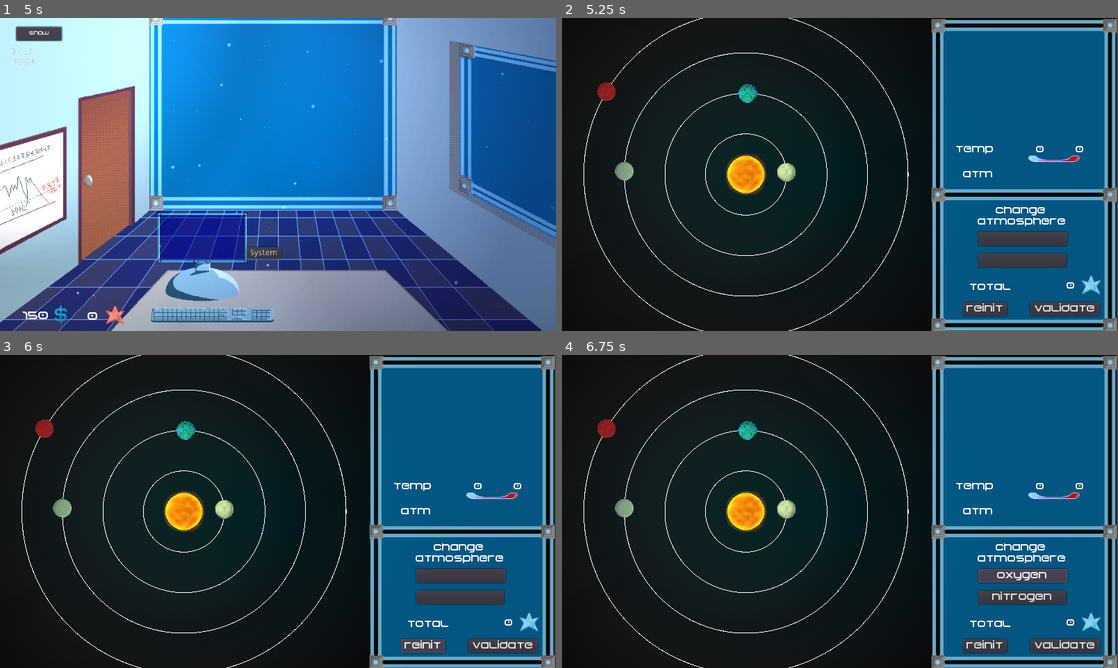
Above: before the commit, frames 1-4 (two rows, left to right).
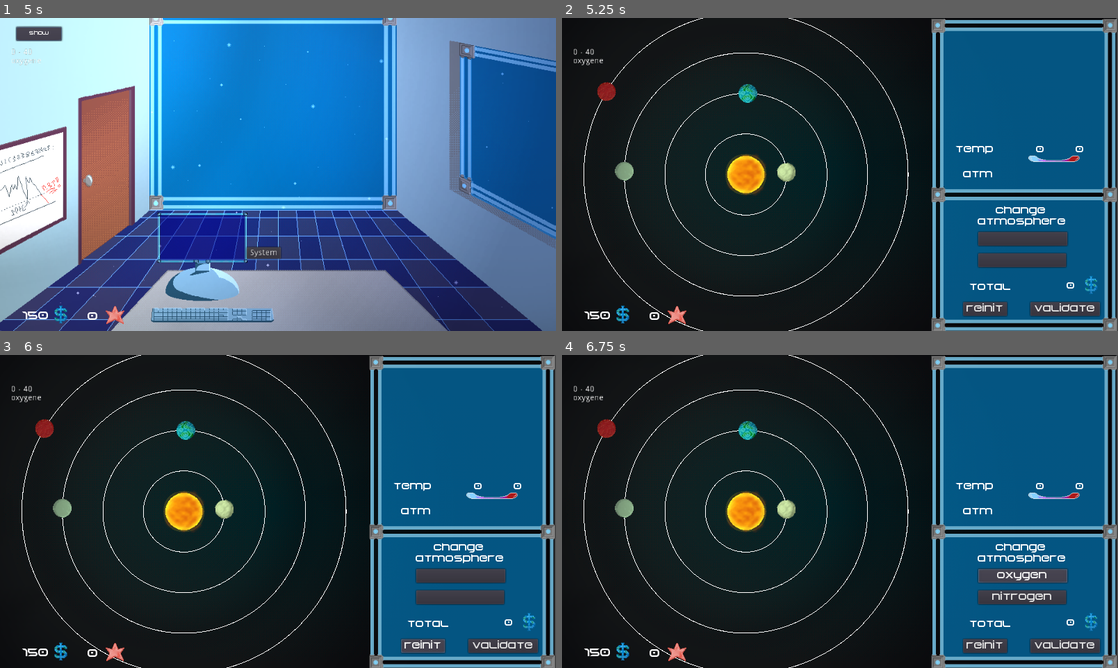
Above: after the commit, the same moments.

Repository: RyanHerb/-jubilant-octo-robot
Game: Godot game, scene res://Main.tscn
Two runs of this game, one before a commit and one after it. Both use one fixed random seed, a clock stepped at 60 frames per second and the inputs below.
Inputs (mouse positions are in pixels of both pictures, inside the frame that each line leads up to):
- Up to frame 1 (5 s): click "start" at 0.5 s; click "next" at 1.25 s; click "new mission" at 2 s; click "accept" at 2.75 s; click "show" at 3.5 s; click "hide" at 4.25 s
- Up to frame 2 (5.25 s): click "System" at 5 s
- Up to frame 3 (6 s): click "reinit" at 5.75 s
- Up to frame 4 (6.75 s): click (1023, 577) at 6.5 s

Frame 1 is identical in both runs. In frame 2, 0.5% of the frame differs, in the area x 2-97%, y 9-98%; in frame 3, 0.5%; in frame 4, 0.5%.
Error before the commit: Invalid call. Nonexistent function 'get_cost_atmo' in base 'Nil'. (res://System.gd:117)
Error after the commit: Invalid call. Nonexistent function 'get_cost_atmo' in base 'Nil'. (res://System.gd:118)

Commit message:
afficher prestige et mission en permanence

Diff:
--- a/HUDBureau.gd
+++ b/HUDBureau.gd
@@ -38,10 +38,10 @@
 func update_prestige():
 	$Prestige.text = str(int($Prestige.text)+ 1)
 
-func hide_all():
+func hide_buttons():
 	$AffichMissionButton.hide()
-	hide_money_prestige()
-	$Objectifs.hide()
+	#hide_money_prestige()
+	#$Objectifs.hide()
 	$FinishMissionButton.hide()
 	$NewMission.hide()
 
--- a/HUDSystem.tscn
+++ b/HUDSystem.tscn
@@ -1,7 +1,7 @@
 [gd_scene load_steps=12 format=2]
 
 [ext_resource path="res://assets/Begok v15_2015___free.ttf" type="DynamicFontData" id=1]
-[ext_resource path="res://assets/icons_ui/prestige_blue.png" type="Texture" id=2]
+[ext_resource path="res://assets/icons_ui/cash.png" type="Texture" id=2]
 [ext_resource path="res://HUDSystem.gd" type="Script" id=3]
 [ext_resource path="res://assets/icons_ui/temperature_jauge_slim.png" type="Texture" id=4]
 [ext_resource path="res://assets/icons_ui/overlay_system.png" type="Texture" id=5]
--- a/Main.gd
+++ b/Main.gd
@@ -42,14 +42,14 @@
 
 
 func go_to_system():
-	$Office.hide()
+	$Office.hide_buttons()
 	$System.show()
 
 func go_to_office():
 	$System.hide()
 	$Office.show()
 	$EntreMissions.start()
-	$Office/HUDOffice.objectif_hide()
+	$Office/HUDLayer/HUDOffice.objectif_hide()
 
 func end_game():
 	$System.hide()
--- a/Office.gd
+++ b/Office.gd
@@ -11,6 +11,9 @@
 	.hide()
 	$HUDLayer/HUDOffice.hide()
 
+func hide_buttons():
+	.hide()
+	$HUDLayer/HUDOffice.hide_buttons()
 func show():
 	.show()
 	$HUDLayer/HUDOffice.show()
--- a/Planet.gd
+++ b/Planet.gd
@@ -7,7 +7,7 @@
 var atmosphere_new = "oxygen"
 var position_init = Vector2(0, 0)
 var temp_coefficient = 1;
-var cost_atmosphere = 0
+var tmp_cost = Vector2(0, 0)
 
 signal dragsignal(target);
 signal clicked(target)
@@ -38,9 +38,9 @@
 func update_atmosphere(text, cost):
 	atmosphere_new = text
 	if atmosphere_origin == text:
-		cost_atmosphere = 0
+		tmp_cost[1] = 0
 	else:
-		cost_atmosphere = cost
+		tmp_cost[1] = cost
 
 func put_origin_position(value):
 	position_init = value
@@ -53,7 +53,7 @@
 	atmosphere_new = gaz
 
 func get_cost_atmo():
-	return cost_atmosphere
+	return tmp_cost[1]
 
 func compute_move(vect):
 	return position_init.distance_to(vect)
--- a/System.gd
+++ b/System.gd
@@ -77,6 +77,7 @@
 	dragged_planet = target
 	show_param_planet((target))
 	current_planet = target
+
 	#entourer la planete d'un cercle
 
 func show_param_planet(target):
